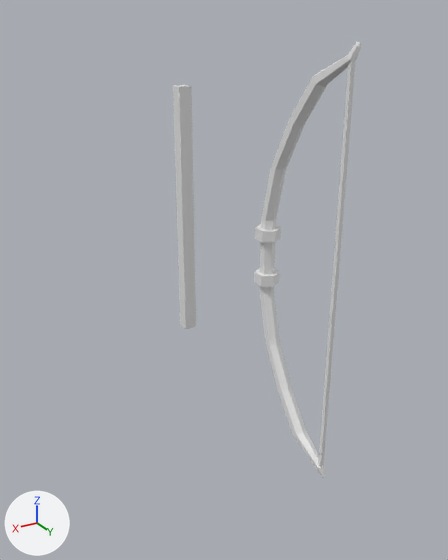
What one commit did to the Blender file ArtAsset/bow.blend.
The view is the same before and after, from a 50 mm camera at (45.6, 64.5, 30.2) aimed at (-3.3, -17.0, -10.6). The lights are fixed; the arrows at lower left show +X, +Y and +Z.

The first picture shows '圆环', '立方体'.
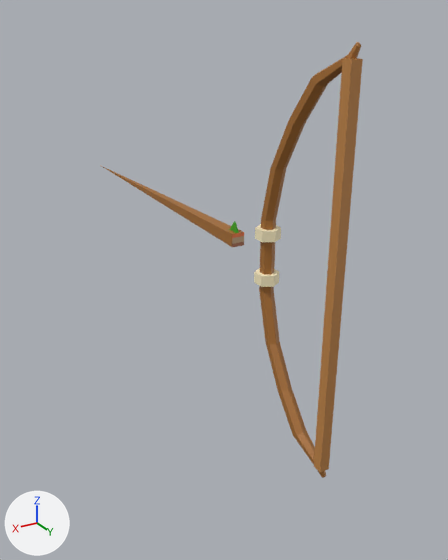
The change, as JSON lines over the scene's bpy script:
```json
{"op": "add", "block": "img_a71d0ef77242458e8ba0fb788e07414c_jpg", "code": ["img_a71d0ef77242458e8ba0fb788e07414c_jpg = load_image('a71d0ef77242458e8ba0fb788e07414c.jpg', '../Assets/Model/a71d0ef77242458e8ba0fb788e07414c.jpg', 289, 65, 'sRGB')"]}
{"op": "add", "block": "mat_材质", "code": ["mat_材质 = principled_material('材质')", "mat_材质.texture = img_a71d0ef77242458e8ba0fb788e07414c_jpg"]}
{"op": "add", "block": "mat_材质_001", "code": ["mat_材质_001 = principled_material('材质.001')", "mat_材质_001.texture = img_a71d0ef77242458e8ba0fb788e07414c_jpg"]}
{"block": "me_圆环_001", "where": "# used by ob_圆环; location = (0.0, 0.0, 0.0)"}
{"op": "remove", "block": "me_圆环_001", "code": "me_圆环_001.from_pydata(...)  # 158 vertices, 144 faces; spans x -1.5..1.5, y -1.8..14.5, z -27.5..27.5"}
{"op": "add", "block": "me_圆环_001", "code": "me_圆环_001.from_pydata(...)  # 144 vertices, 130 faces; spans x -1.5..1.5, y -1.8..14.6, z -27.5..27.5"}
{"block": "me_圆环_001", "change": "me_圆环_001 part 1: the loose piece of 8 vertices spanning x -0.2..0.2, y 13.6..14.1, z -25.9..25.9 is rebuilt with 18 vertices and now spans x -0.7..0.7, y 13.2..14.6, z -25.9..25.9, in mat_材质 (picture img_a71d0ef77242458e8ba0fb788e07414c_jpg)"}
{"block": "me_圆环_001", "change": "me_圆环_001 part 2"}
{"block": "me_圆环_001", "change": "24 vertices are removed from x -1.5..1.5, y -1.8..1.7, z -5.1..5.1"}
{"block": "me_圆环_001", "change": "48 faces are deleted"}
{"block": "me_圆环_001", "change": "24 new faces join them"}
{"block": "me_圆环_001", "change": "me_圆环_001 part 3: 90 faces spanning x -1.5..1.5, y -1.8..14.5, z -27.5..27.5 switch from no material to mat_材质 (picture img_a71d0ef77242458e8ba0fb788e07414c_jpg)"}
{"op": "add", "block": "me_立方体", "code": ["me_立方体 = bpy.data.meshes.new('立方体')", "me_立方体.from_pydata(...)  # 13 vertices, 13 faces; spans x -1.0..1.0, y -1.0..1.0, z -1.0..2.55", "me_立方体.materials.append(mat_材质_001)  # picture img_a71d0ef77242458e8ba0fb788e07414c_jpg"]}
{"op": "remove", "block": "ob_立方体", "code": ["ob_立方体 = bpy.data.objects.new('立方体', me_立方体_001)", "ob_立方体.location = (0.0, 0.0, 0.0)"]}
{"op": "add", "block": "ob_arrow", "code": ["ob_arrow = bpy.data.objects.new('Arrow', me_立方体)", "ob_arrow.location = (0.0, -35.8, 0.0)", "ob_arrow.scale = (1.0, 28.4, 1.0)"]}
```

Where the change shows, as pixel boxes [x1, y1, x2, y2] in the pictures (448 x 560 px):
```json
{"object": "圆环", "change": "reshaped", "before": [254, 42, 361, 478], "after": [254, 42, 363, 478]}
{"object": "立方体", "change": "deleted", "before": [173, 85, 196, 329]}
{"object": "Arrow", "change": "added", "after": [100, 165, 244, 247], "on screen": "brown"}
{"part": 1, "of": "me_圆环_001", "change": "rebuilt", "before": [318, 60, 356, 468], "after": [314, 58, 363, 473], "on screen": "28% wider"}
{"part": 2, "of": "me_圆环_001", "change": "cut back", "before": [254, 168, 286, 344], "after": [254, 168, 286, 344]}
{"part": 3, "of": "me_圆环_001", "change": "recoloured", "before": [255, 42, 361, 478], "after": [255, 42, 361, 478], "on screen": "grey to brown"}
```
